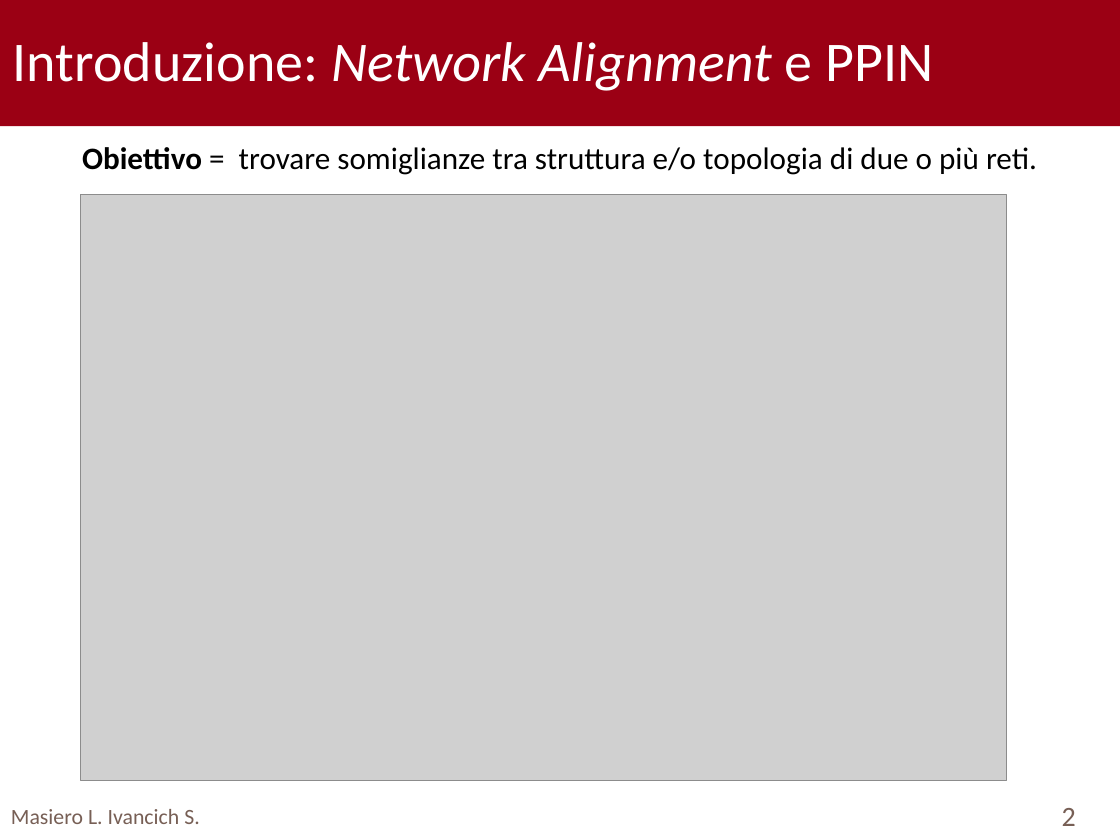
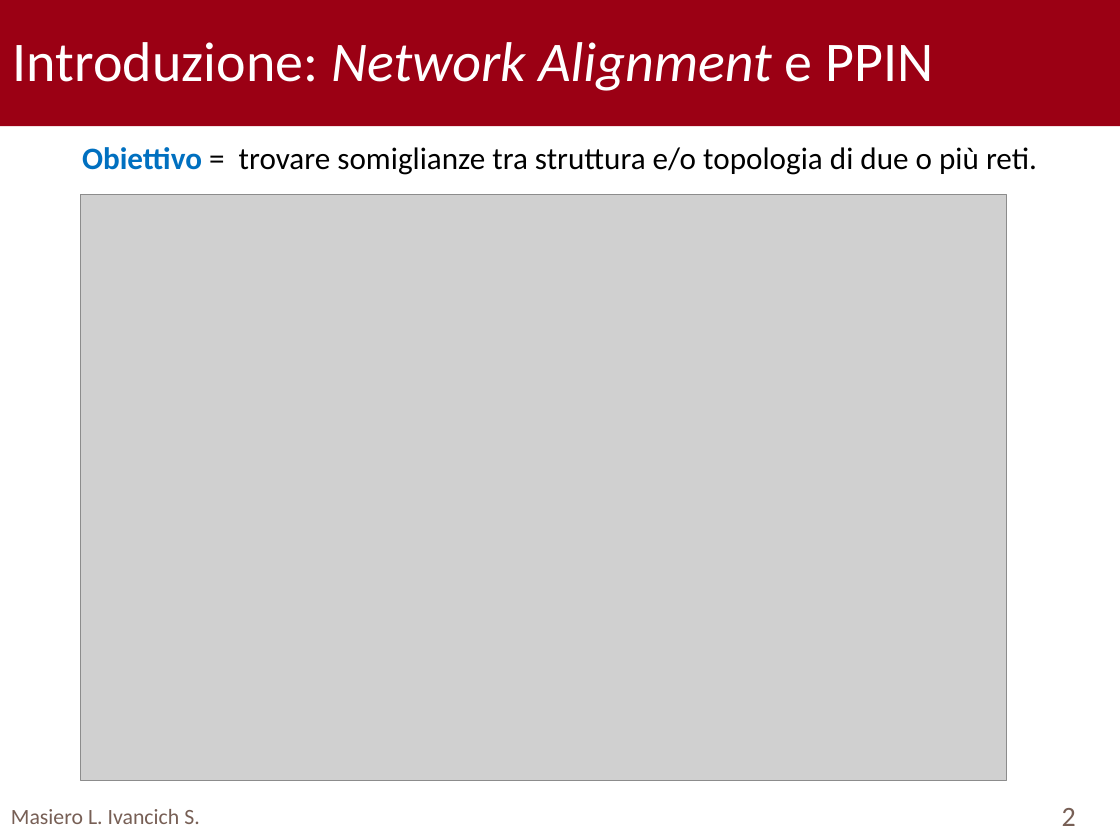
Before and after one commit to TyllanDrake/NetworkAlignment, a slide deck: slide 2 of Presentation/Presentation.pptx. Drawn at 1120x840 pixels with LibreOffice and Linux fonts; fonts in the diff are those of the drawing; grey boxes stand for pictures; background and template pictures are left out. Boxes give left, top, right and bottom in pixels: in the first picture for what was removed or moved away, otherwise in the second. Text is boxed around its words. In the diff, an @@ line names an element or a change of style, - is before the commit and + after.

```diff
--- a/Presentation/Presentation.pptx
+++ b/Presentation/Presentation.pptx
@@ text "Obiettivo = trovare somiglianze tra ..." at [82, 147, 1037, 175]: text colour #000000 to #0070C0 in "Obiettivo" @@
```
Also in this commit, not shown: 15 other slides changed, 2 other files.
